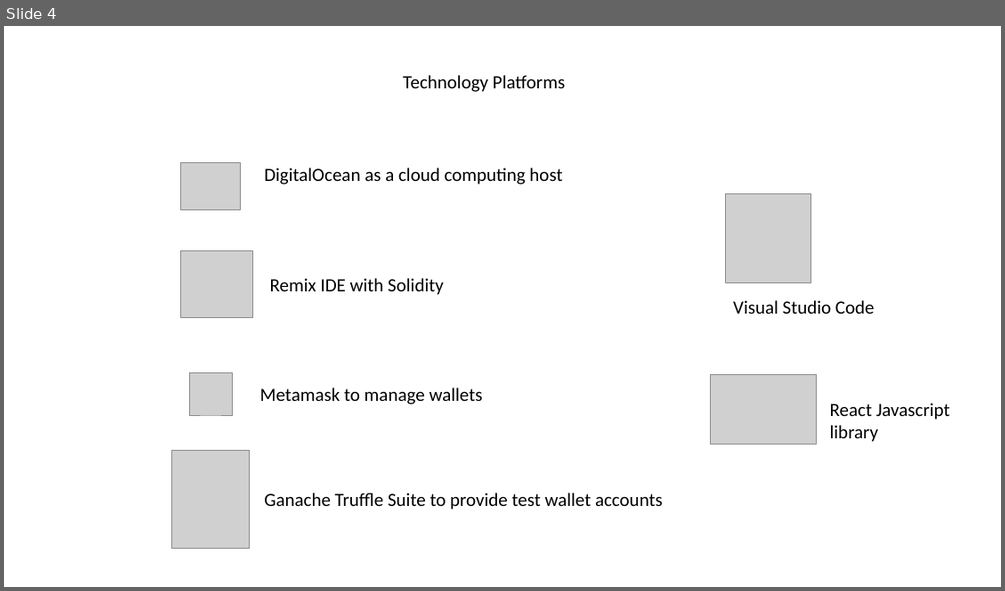
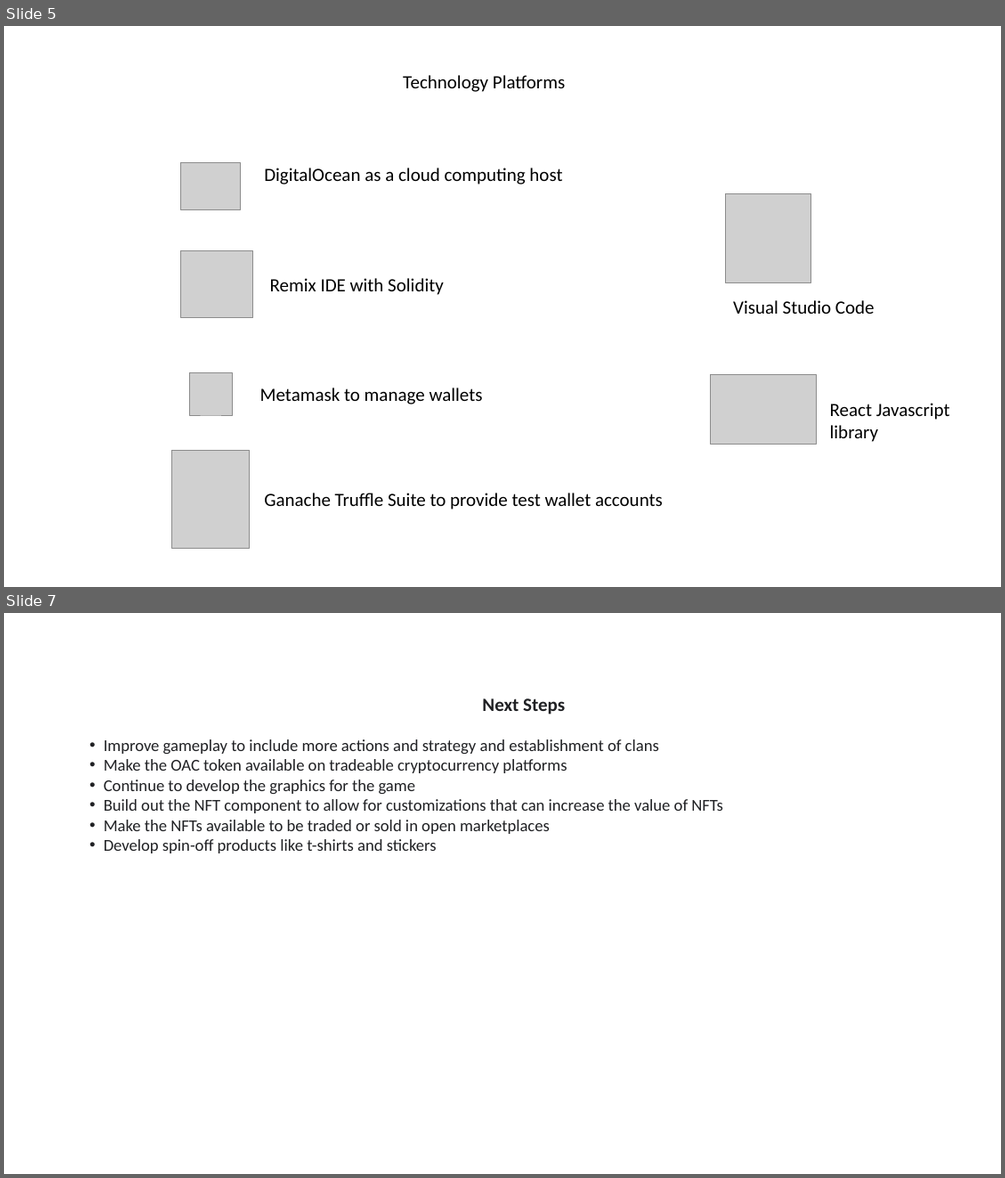
Before and after one commit to justcb/orderandchaos, a slide deck: 20220523_OAC_Presentation_draft.pptx. Shown one above the other, each under a label of ours: slide 4 before the commit, slides 5 and 7 after it; the slides between them are not shown. The pictures are 1005x591 and 1005x1178 pixels, drawn with LibreOffice and Linux fonts; fonts in the diff are those of the drawing; grey boxes stand for pictures. Boxes give left, top, right and bottom in pixels: in the first picture for what was removed or moved away, otherwise in the second. Text is boxed around its words. In the diff, an @@ line names an element or a change of style, - is before the commit and + after.

```diff
--- a/20220523_OAC_Presentation_draft.pptx
+++ b/20220523_OAC_Presentation_draft.pptx
@@ slide 7 added at (4,613,1001,1174), background #FFFFFF @@
@@ text added at (104,698,723,853), 16 pt, text #202124 @@
+Next Steps
+• Improve gameplay to include more actions and strategy and establishment of clans
+• Make the OAC token available on tradeable cryptocurrency platforms
+• Continue to develop the graphics for the game
+• Build out the NFT component to allow for customizations that can increase the value of NFTs
+• Make the NFTs available to be traded or sold in open marketplaces
+• Develop spin-off products like t-shirts and stickers
@@ what was slide 4 is now slide 5 @@
```
Also in this commit, not shown: 4 slides changed, 1 other slide added.
